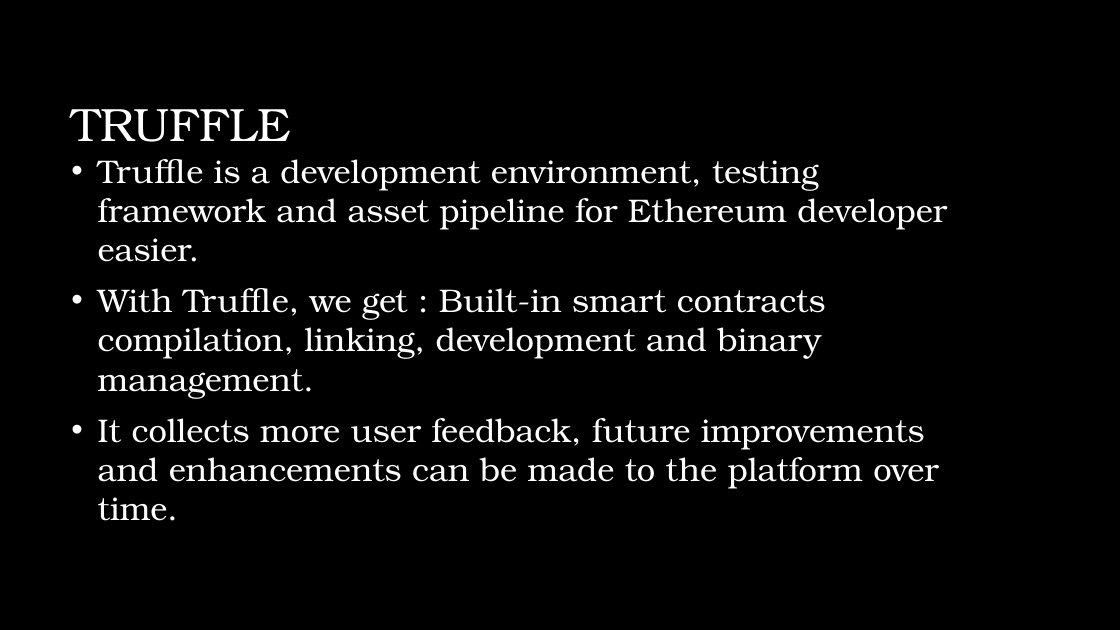
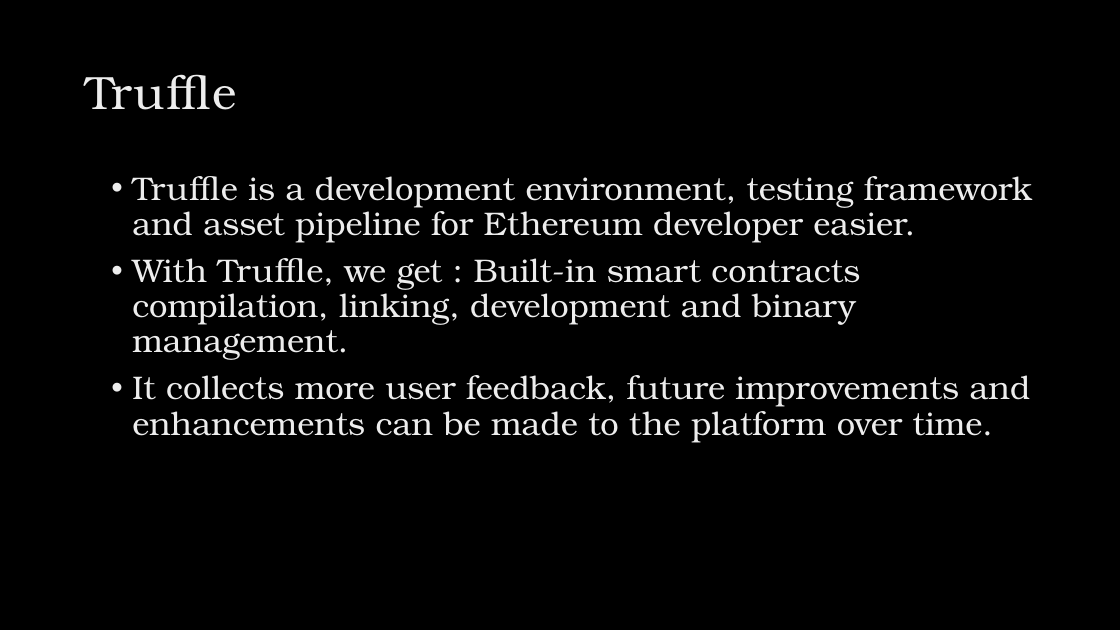
Before and after one commit to sushant76/IPHI, a slide deck: slide 16 of BlockchainDS.pptx (slide 12 before the commit). Drawn at 1120x630 pixels with LibreOffice and Linux fonts; fonts in the diff are those of the drawing; background and template pictures are left out. Boxes give left, top, right and bottom in pixels: in the first picture for what was removed or moved away, otherwise in the second. Text is boxed around its words. In the diff, an @@ line names an element or a change of style, - is before the commit and + after.

```diff
--- a/BlockchainDS.pptx
+++ b/BlockchainDS.pptx
@@ title at box(85, 74, 236, 110): text changed; text colour #FFFFFF to gradient #BFBFBF to #EDEDED to #FFFFFF @@
-TRUFFLE
+Truffle
@@ text "Truffle is a development environment, ...": place and size @@
-text "Truffle is a development environment, ..." at box(98, 159, 947, 521)
+text "Truffle is a development environment, ..." at box(132, 176, 1032, 443)
@@ text "Truffle is a development environment, ..." at box(132, 176, 1032, 443): text colour #FFFFFF to gradient #BFBFBF to #EDEDED to #FFFFFF; indent changed; line spacing 1 to 0.9; vertical alignment middle to top @@
```
Also in this commit, not shown: 12 other slides changed, 4 slides added.
